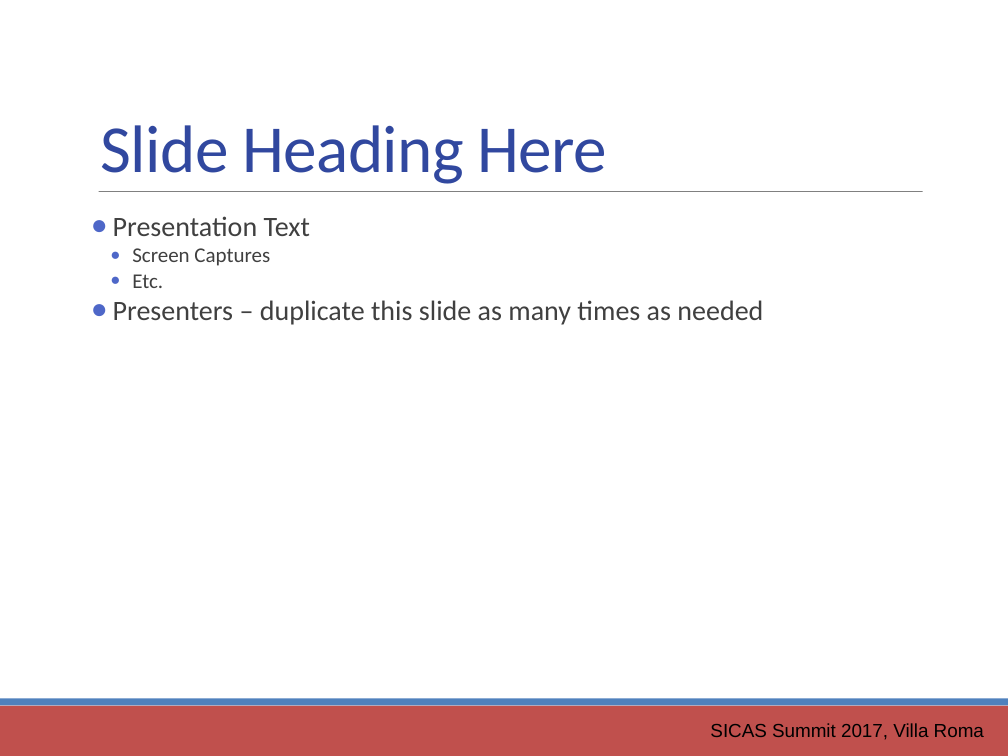
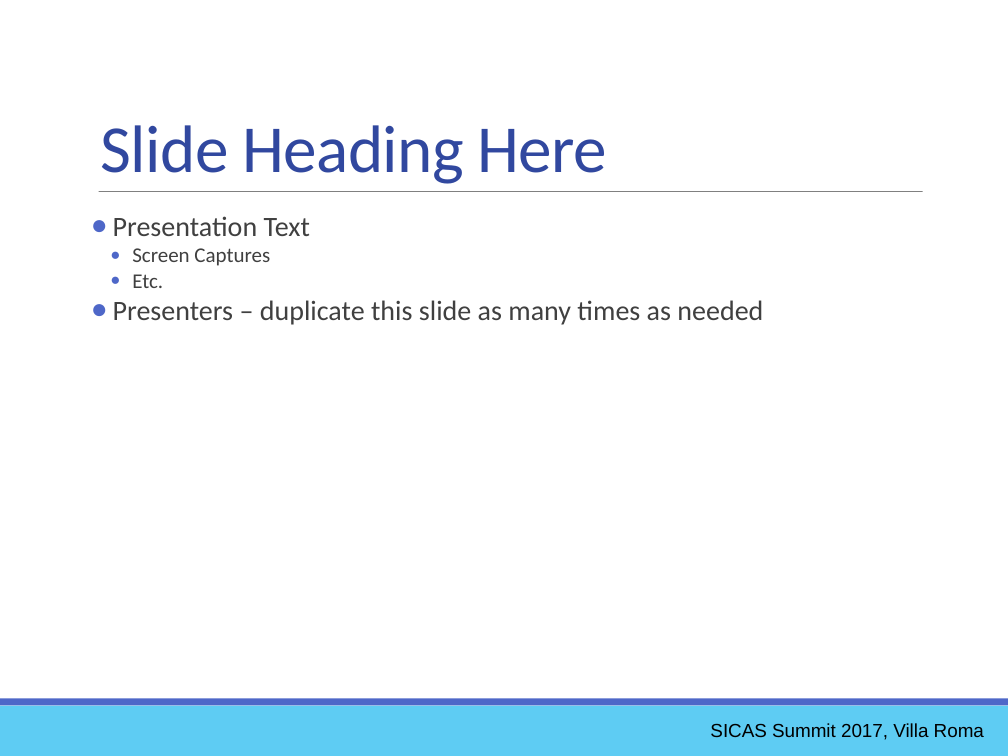
Before and after one commit to ewcole/simple_report, a slide deck: slide 43 of docs/SICAS_2017/Cole_Drop-In Reporting with Groovy.pptx. Drawn at 1008x756 pixels with LibreOffice and Linux fonts; fonts in the diff are those of the drawing. Boxes give left, top, right and bottom in pixels: in the first picture for what was removed or moved away, otherwise in the second. Text is boxed around its words. In the diff, an @@ line names an element or a change of style, - is before the commit and + after.

Commit message:
Restore correct colors to presentation slides

```diff
--- a/docs/SICAS_2017/Cole_Drop-In Reporting with Groovy.pptx
+++ b/docs/SICAS_2017/Cole_Drop-In Reporting with Groovy.pptx
@@ rectangle at [0,706,1008,756]: fill #C0504D to #5ECCF3 @@
@@ rectangle at [0,699,1008,706]: fill #4F81BD to #4E67C8 @@
```
Also in this commit, not shown: 45 other slides changed.
